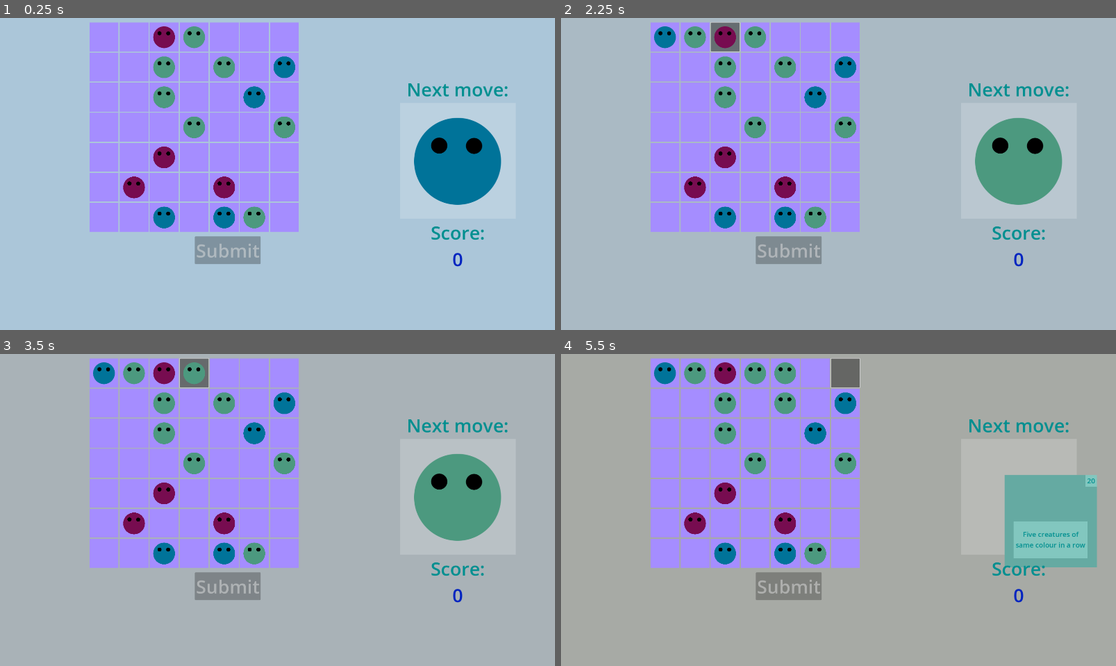
Above: before the commit, frames 1-4 (two rows, left to right).
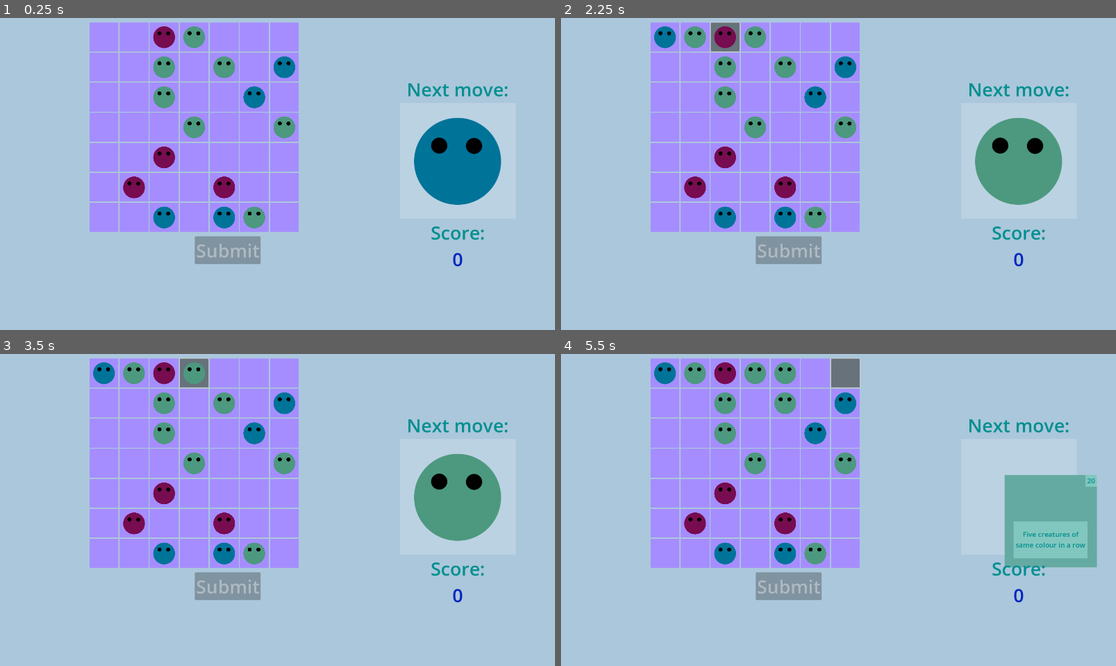
Above: after the commit, the same moments.

Repository: KaterynaKateryna/LudumDare56
Game: Godot game, scene res://scenes/game_screen.tscn
Two runs of this game, one before a commit and one after it. Both use one fixed random seed, a clock stepped at 60 frames per second and the inputs below.
Inputs (mouse positions are in pixels of both pictures, inside the frame that each line leads up to):
- Up to frame 1 (0.25 s): no input
- Up to frame 2 (2.25 s): click (666, 36) at 0.5 s; click (694, 36) at 1.27 s; click (727, 36) at 2.02 s
- Up to frame 3 (3.5 s): click (194, 372) at 2.77 s
- Up to frame 4 (5.5 s): click (783, 372) at 3.52 s; click (816, 372) at 4.27 s; click (844, 372) at 5.02 s

The runs differ from the first frame. In frame 3, 72% of the frame differs, in the area x 0-100%, y 0-100%; in frame 4, 71%.

Commit message:
implement diagonal; disable bgr tween

Diff:
--- a/src/scenes/background.gd
+++ b/src/scenes/background.gd
@@ -4,12 +4,13 @@
 
 # Called when the node enters the scene tree for the first time.
 func _ready() -> void:
-	var tween = get_tree().create_tween().set_loops()
-	var time = 5
-	tween.tween_property(color_rect, "modulate", Color("fad9c4"), time)
-	tween.tween_property(color_rect, "modulate", Color("f2e0a1"), time)
-	tween.tween_property(color_rect, "modulate", Color("a7f7b6"), time)
-	tween.tween_property(color_rect, "modulate", Color("83f8e9"), time)
+	pass
+	#var tween = get_tree().create_tween().set_loops()
+	#var time = 5
+	#tween.tween_property(color_rect, "modulate", Color("fad9c4"), time)
+	#tween.tween_property(color_rect, "modulate", Color("f2e0a1"), time)
+	#tween.tween_property(color_rect, "modulate", Color("a7f7b6"), time)
+	#tween.tween_property(color_rect, "modulate", Color("83f8e9"), time)
 	#todo choose nicer colors
 
 
--- a/src/scenes/card.tscn
+++ b/src/scenes/card.tscn
@@ -7,7 +7,7 @@
 script = ExtResource("1_uvral")
 
 [node name="CardBackground" type="ColorRect" parent="."]
-anchors_preset = -1
+anchors_preset = 8
 anchor_left = 0.5
 anchor_top = 0.5
 anchor_right = 0.5
--- a/src/scenes/game_screen.gd
+++ b/src/scenes/game_screen.gd
@@ -272,6 +272,29 @@
 				return false
 		return true
 	# diagonal
+	return _is_descending_diagonal() || _is_ascending_diagonal()
+
+func _is_descending_diagonal():
+	selected_creatures.sort_custom(func(a, b): return a.row < b.row if a.column == b.column else a.column < b.column)
+	for i in range(1, selected_creatures.size()):
+		var diff_row = selected_creatures[i].row - selected_creatures[i-1].row
+		if diff_row != 1:
+			return false
+		var diff_column = selected_creatures[i].column - selected_creatures[i-1].column
+		if diff_column != 1:
+			return false
+	return true
+
+func _is_ascending_diagonal():
+	selected_creatures.sort_custom(func(a, b): return a.row < b.row if a.column == b.column else a.column < b.column)
+	for i in range(1, selected_creatures.size()):
+		var diff_row = selected_creatures[i].row - selected_creatures[i-1].row
+		if diff_row != -1:
+			return false
+		var diff_column = selected_creatures[i].column - selected_creatures[i-1].column
+		if diff_column != 1:
+			return false
+	return true
 
 func _on_submit_button_button_up() -> void:
 	submit_button.disabled = true
